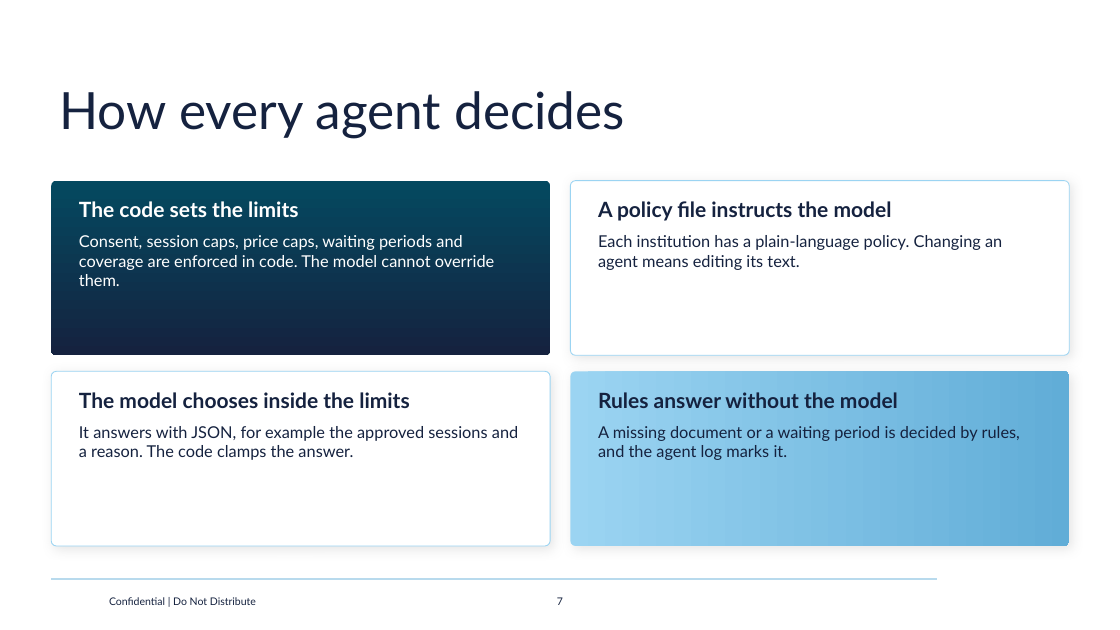
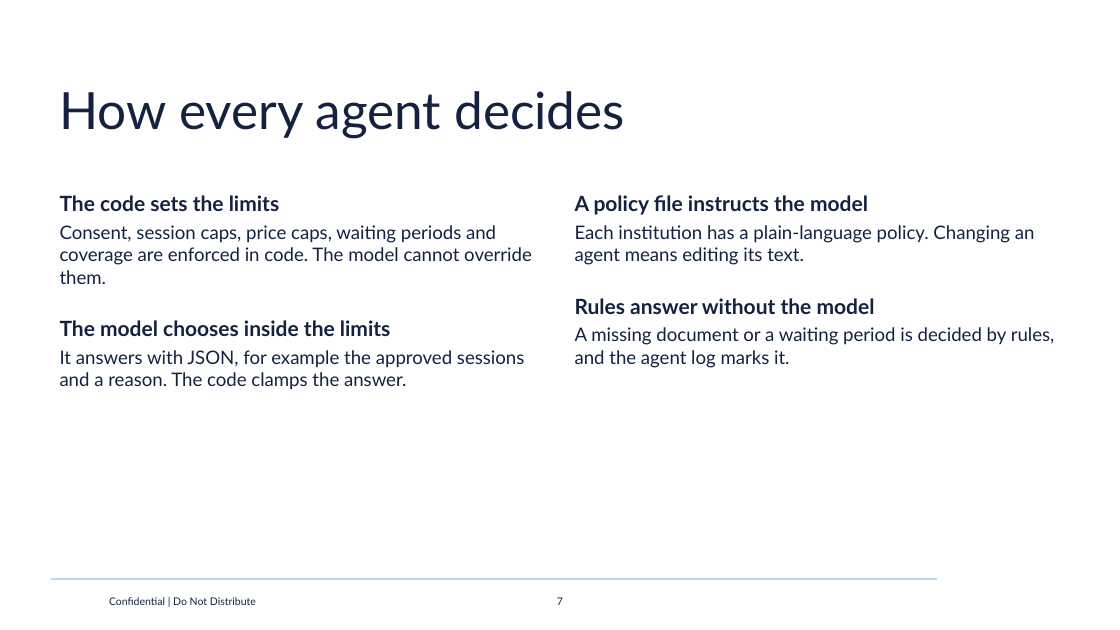
Before and after one commit to HanSolo/duckinsurance, a slide deck: slide 7 of Duck_agents_Azul.pptx. Drawn at 1120x630 pixels with LibreOffice and Linux fonts; fonts in the diff are those of the drawing; background and template pictures are left out. Boxes give left, top, right and bottom in pixels: in the first picture for what was removed or moved away, otherwise in the second. Text is boxed around its words. In the diff, an @@ line names an element or a change of style, - is before the commit and + after.

Commit message:
Updated documentation and hardened the docker build

```diff
--- a/Duck_agents_Azul.pptx
+++ b/Duck_agents_Azul.pptx
@@ text "The code sets the limits" moved from (x1=79, y1=201, x2=495, y2=286) to (x1=60, y1=195, x2=532, y2=390) @@
@@ rounded rectangle removed at (x1=51, y1=181, x2=550, y2=355) @@
@@ text at (x1=60, y1=195, x2=532, y2=284): text colour #FFFFFF to #15223F in "The code sets the limits", "Consent, session caps, price caps, waiting periods ..."; size 14 to 16 pt in "Consent, session caps, price caps, waiting periods ..."; more space between paragraphs; less space between paragraphs @@
@@ text "A policy file instructs the ..." moved from (x1=598, y1=392, x2=1020, y2=460) to (x1=575, y1=195, x2=1055, y2=368) @@
@@ rounded rectangle removed at (x1=571, y1=181, x2=1070, y2=355) @@
@@ text at (x1=575, y1=195, x2=1035, y2=265): paragraphs added @@
+A policy file instructs the model
+Each institution has a plain-language policy. Changing an agent means editing its text.
@@ text removed at (x1=598, y1=201, x2=1002, y2=270) @@
-A policy file instructs the model
-Each institution has a plain-language policy. Changing an agent means editing its text.
@@ text at (x1=575, y1=298, x2=1055, y2=368): size 14 to 16 pt in "A missing document or a waiting period ..."; more space between paragraphs; less space between paragraphs @@
@@ text at (x1=60, y1=320, x2=524, y2=390): paragraphs added @@
+The model chooses inside the limits
+It answers with JSON, for example the approved sessions and a reason. The code clamps the answer.
@@ rounded rectangle removed at (x1=51, y1=371, x2=550, y2=546) @@
@@ rounded rectangle removed at (x1=571, y1=371, x2=1070, y2=546) @@
@@ text removed at (x1=79, y1=392, x2=518, y2=460) @@
-The model chooses inside the limits
-It answers with JSON, for example the approved sessions and a reason. The code clamps the answer.
```
Also in this commit, not shown: 9 other slides changed, 2 slides added, 1 slide removed, 10 other files.
